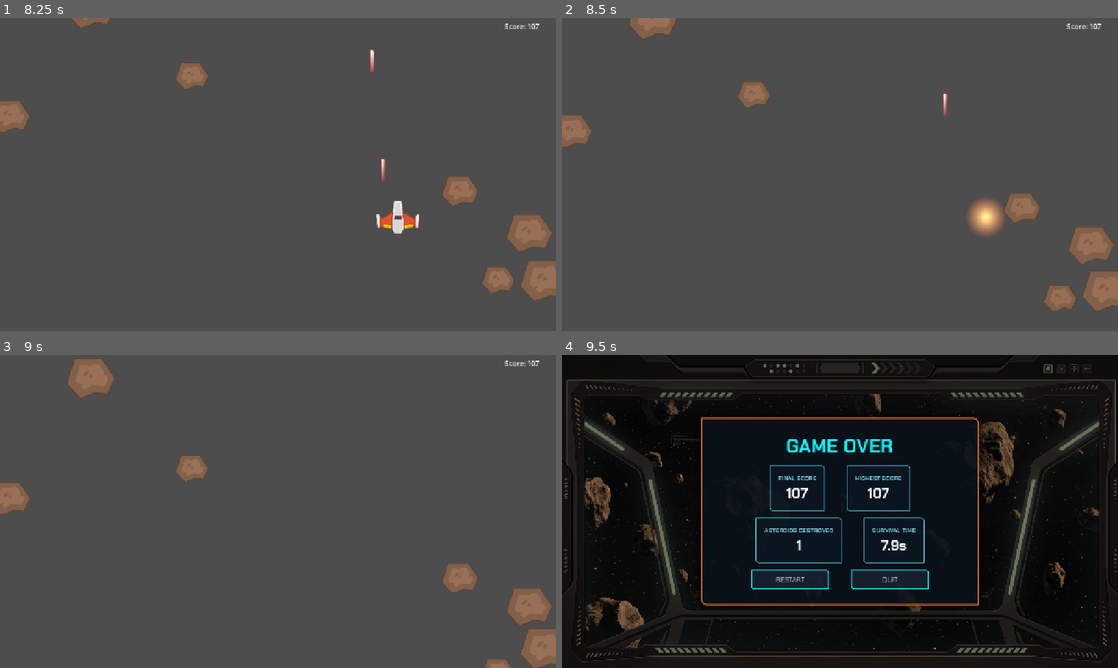
Above: before the commit, frames 1-4 (two rows, left to right).
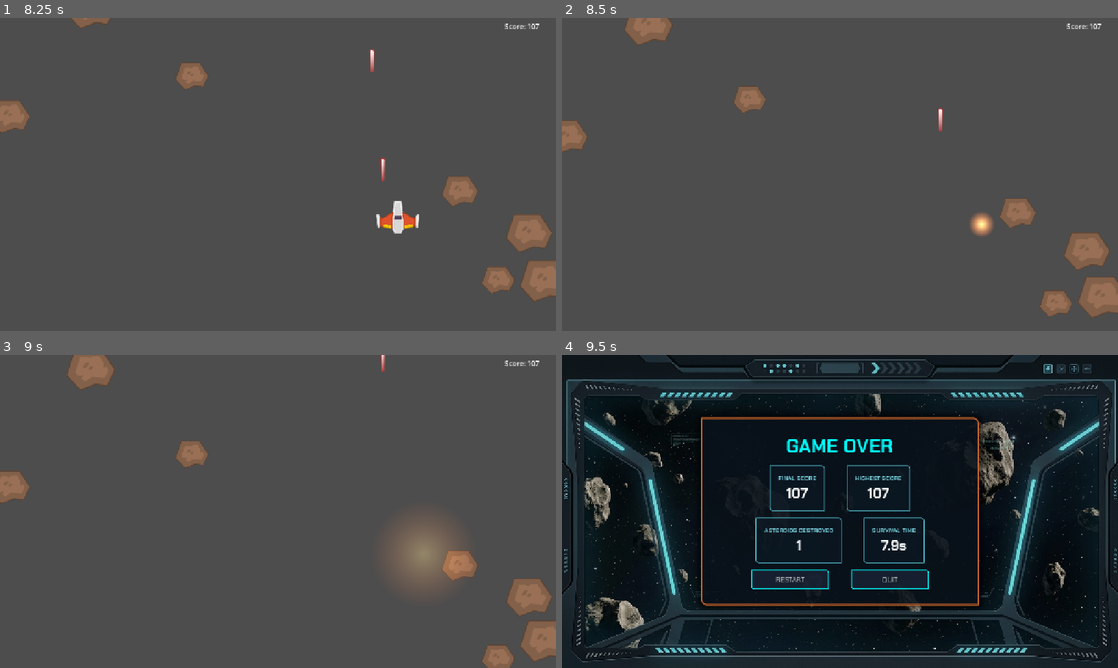
Above: after the commit, the same moments.

Repository: vaishalgandhi/asteroid-belt
Game: Godot game, scene res://scenes/Main.tscn
The game is run twice, just before and just after one commit, with the same random seed, the same clock (stepped at 60 frames per second) and the same inputs.
Inputs:
- Up to frame 1 (8.25 s): click "START" at 0.5 s; tap Enter (restart) at 1.25 s; hold D (move_right) 1.28-2.03 s; tap Space (shoot) every 0.75 s from 1.35 to 8.1 s; hold S (move_down) 2.03-2.78 s; hold D (move_right) 2.78-3.53 s; hold W (move_up) 3.53-4.28 s; hold A (move_left) 4.28-5.78 s; hold S (move_down) 5.78-6.53 s; hold D (move_right) 6.53-7.28 s; hold W (move_up) 7.28-8.03 s; hold D (move_right) from 8.03 s (still down)
- Up to frame 2 (8.5 s): keep holding D (move_right)
- Up to frame 3 (9 s): release D (move_right) at 8.78 s; hold S (move_down) from 8.78 s (still down); tap Space (shoot) at 8.85 s
- Up to frame 4 (9.5 s): keep holding S (move_down)

Frame 1 is identical in both runs. In frame 2, 2.5% of the frame differs, in the area x 0-100%, y 0-96%; in frame 3, 4.9%; in frame 4, 21%, in the area x 0-100%, y 0-100%.

Commit message:
camera shake and hit-stop effect on death

Diff:
--- a/scenes/Main.tscn
+++ b/scenes/Main.tscn
@@ -6,6 +6,7 @@
 [ext_resource type="PackedScene" uid="uid://bwc4tmagdx006" path="res://scenes/Explosion.tscn" id="3_c01mt"]
 [ext_resource type="PackedScene" uid="uid://cshv3hi0ddeha" path="res://scenes/ui/HUD.tscn" id="4_rarhs"]
 [ext_resource type="PackedScene" uid="uid://dx4leq7s8xmiu" path="res://scenes/ui/UIManager.tscn" id="5_vcsgt"]
+[ext_resource type="Script" uid="uid://dirllheg5hrn" path="res://scripts/camera.gd" id="7_nxtc6"]
 
 [node name="Main" type="Node2D" unique_id=184483680]
 script = ExtResource("1_0bbpv")
@@ -24,3 +25,7 @@
 [node name="Hud" parent="." unique_id=54052711 instance=ExtResource("4_rarhs")]
 
 [node name="UIManager" parent="." unique_id=454195698 instance=ExtResource("5_vcsgt")]
+
+[node name="Camera" type="Camera2D" parent="." unique_id=1420863585]
+anchor_mode = 0
+script = ExtResource("7_nxtc6")
--- /dev/null
+++ b/scripts/camera.gd
@@ -0,0 +1,37 @@
+class_name ShakeCamera
+extends Camera2D
+## Camera that can shake itself by changing its offset.
+
+@export var shake_strength: float = 20.0
+@export var shake_duration: float = 0.35
+
+var _shake_tween: Tween
+
+
+func shake() -> void:
+	# Cancel a previous shake so two tweens don't fight over offset.
+	if _shake_tween != null and _shake_tween.is_valid():
+		_shake_tween.kill()
+
+	_shake_tween = create_tween()
+
+	# Gradually reduce the shake from 100% to 0%.
+	_shake_tween.tween_method(
+		_apply_shake.bind(shake_strength),
+		1.0,
+		0.0,
+		shake_duration
+	)
+
+	# Make absolutely sure the camera finishes at zero offset.
+	_shake_tween.tween_callback(
+		func() -> void:
+			offset = Vector2.ZERO
+	)
+
+
+func _apply_shake(intensity: float, strength: float) -> void:
+	offset = Vector2(
+		randf_range(-1.0, 1.0),
+		randf_range(-1.0, 1.0)
+	) * strength * intensity
--- a/scripts/main.gd
+++ b/scripts/main.gd
@@ -6,6 +6,8 @@
 @export var asteroid_max_speed: float = 180.0
 @export var difficulty_ramp_rate: float = 50.0
 @export var game_over_delay: float = 0.8
+@export var hit_stop_duration: float = 0.20
+@export var hit_stop_time_scale: float = 0.05
 
 @export var asteroid_min_scale: float = 0.7
 @export var asteroid_max_scale: float = 1.4
@@ -17,12 +19,15 @@
 @onready var asteroids_container: Node2D = $Asteroids
 @onready var bullets_container: Node2D = $Bullets
 @onready var player: Player = $Player
+@onready var camera: ShakeCamera = $Camera
 @onready var ui_manager: UIManager = $UIManager
 
 
 var _player_start_position: Vector2
 
 func _ready() -> void:
+	Engine.time_scale = 1.0
+
 	if asteroid_scene == null:
 		push_error("Main: asteroid_scene is not assigned in the Inspector!")
 
@@ -99,6 +104,20 @@
 	var reduction: float = GameState.survival_time / difficulty_ramp_rate
 	asteroid_spawn_timer.wait_time = maxf(initial_spawn_interval - reduction, spawn_interval_floor)
 
+## As player dies, it almost freez the screen to give an hit-stop effect
+func _hit_stop() -> void:
+	Engine.time_scale = hit_stop_time_scale
+
+	# The last true means this timer ignores Engine.time_scale.
+	await get_tree().create_timer(
+		hit_stop_duration,
+		true,
+		false,
+		true
+	).timeout
+
+	Engine.time_scale = 1.0
+
 func _on_player_bullet_fired(bullet: Bullet) -> void:
 	bullets_container.add_child(bullet)
 
@@ -111,6 +130,8 @@
 
 	# Create the explosion where the player died.
 	_spawn_explosion(player.global_position)
+	camera.shake()
+	await _hit_stop()
 
 	# Give the player time to see the explosion.
 	await get_tree().create_timer(game_over_delay).timeout
@@ -130,6 +151,7 @@
 
 	# Reset global stats
 	GameState.reset()
+	Engine.time_scale = 1.0
 
 	# Show plying scene
 	ui_manager.set_ui_state(UIManager.UIState.PLAYING)
Not shown, added: scripts/camera.gd.uid
